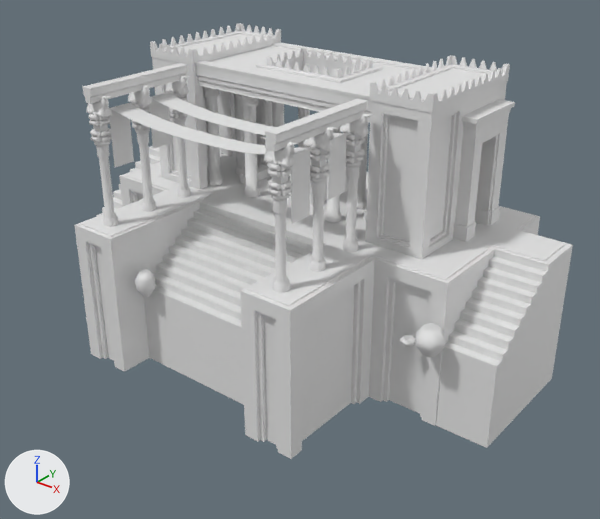
Before and after pictures for a commit that changed the COLLADA model binaries/data/mods/public/art/meshes/structural/pers_palace.dae.
One viewpoint serves both versions: a camera (50 mm lens) standing at (37.2, -44.3, 28.7) and looking at (2.0, -0.3, 1.4). The lights are fixed; the arrows at lower left show +X, +Y and +Z. Materials are left out; every surface is plain grey. Vertices at the same position are counted once.

In view in the first picture: 'palace'.
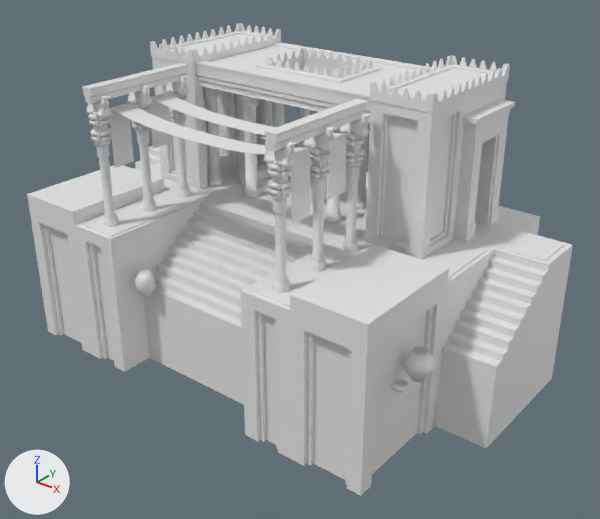
Boxes (x1, y1, x2, y2) around the edits, measured in the pictures (600 x 519 px; the box of a moved part takes in the faces that stretch with it):
'palace', reshaped (9% wider, 8% taller): before (74, 23, 573, 459); after (27, 23, 573, 496)
part 1 of me_palace, added: after (402, 346, 437, 383)
part 2 of me_palace, added: after (391, 379, 409, 393)
part 3 of me_palace, deleted: before (399, 335, 416, 347)
part 4 of me_palace, deleted: before (416, 323, 445, 358)
part 5 of me_palace, moved or reshaped: before (96, 176, 164, 217); after (27, 165, 165, 354)
part 6 of me_palace, moved or reshaped: before (290, 259, 562, 459); after (290, 245, 562, 496)

What the commit changed:
me_palace is used by ob_palace; location (0.0, 0.0, 0.0).
me_palace had 5591 vertices, 9084 faces and spanned x -19.4..19.4, y -11.3..11.7, z -6.2..15.8.
me_palace now has 5589 vertices, 9086 faces and spans x -19.4..19.4, y -11.3..11.7, z -6.2..15.8.
me_palace part 1: a new loose piece of 25 vertices spanning x 15.2..17.1, y -7.5..-5.4, z 0.0..2.0.
me_palace part 2: a new loose piece of 25 vertices spanning x 15.3..16.5, y -8.7..-7.6, z -0.1..0.4.
me_palace part 3: the loose piece of 25 vertices spanning x 13.0..14.1, y -4.0..-2.8, z -0.1..0.4 is deleted.
me_palace part 4: the loose piece of 25 vertices spanning x 14.2..16.3, y -4.5..-2.7, z -0.1..1.9 is deleted.
me_palace part 5: 7 vertices moved from x -19.4..-9.8, y -10.2..-2.5, z -6.2..0.1 to x -19.4..-11.1, y -11.3..-2.5, z -6.2..0.1; 50 vertices removed from x -15.5..-9.5, y -10.2..3.9, z -6.2..3.7; 53 vertices added at x -15.5..-10.1, y -11.3..-2.5, z -6.2..5.8.
me_palace part 6: 7 vertices moved from x 9.8..19.4, y -10.2..-2.5, z -6.2..0.1 to x 11.1..19.4, y -11.3..-2.5, z -6.2..0.1; 50 vertices removed from x 9.5..15.5, y -10.2..3.9, z -6.2..3.7; 53 vertices added at x 10.1..15.5, y -11.3..-2.5, z -6.2..5.8.
